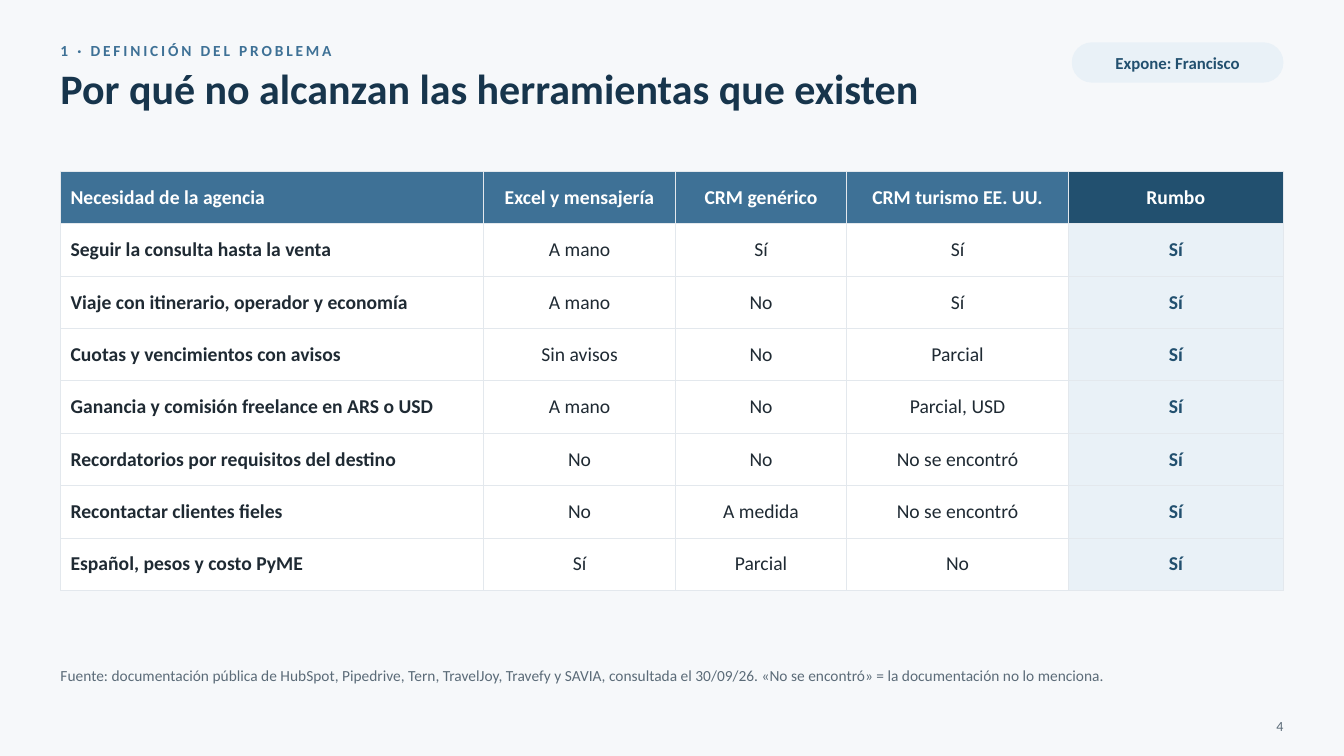
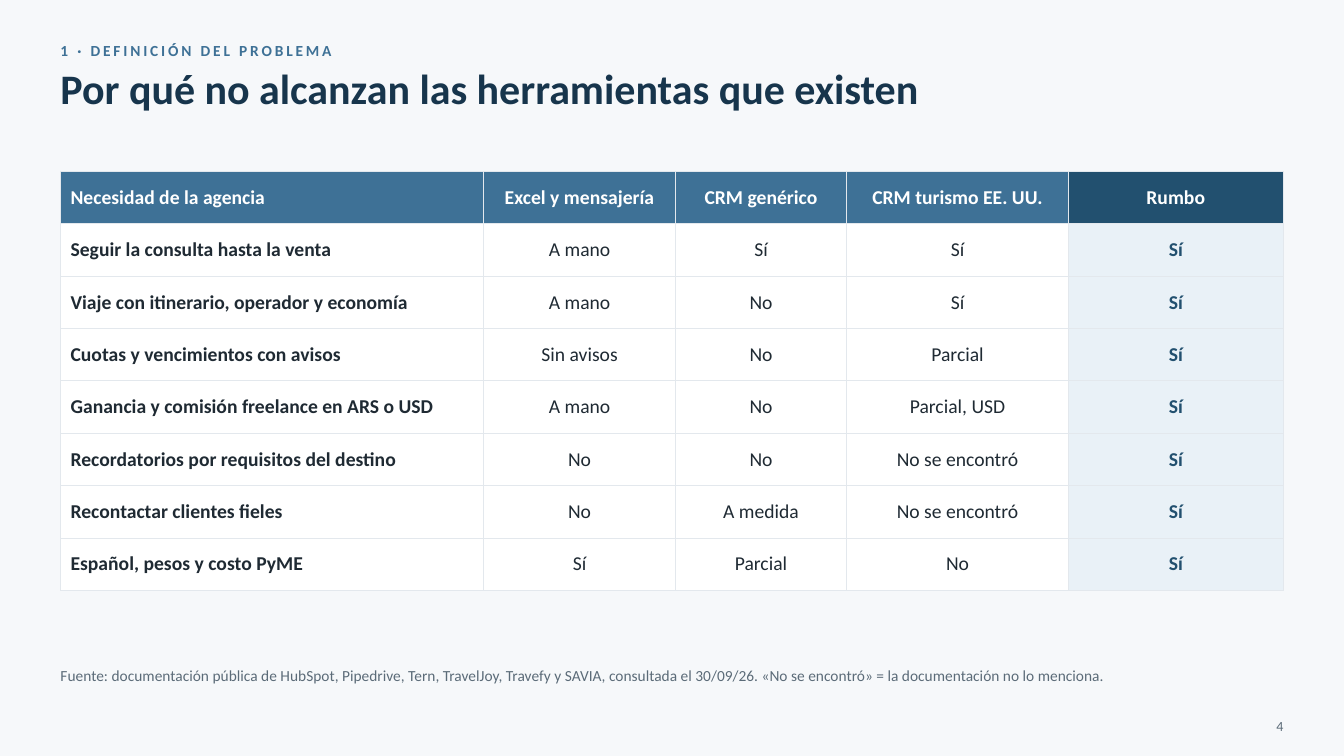
Before and after one commit to FranLuciano04/Vault-Rumbo, a slide deck: slide 4 of 07-Entregables/PC1/Rumbo — PC1 (presentación).pptx. Drawn at 1344x756 pixels with LibreOffice and Linux fonts; fonts in the diff are those of the drawing. Boxes give left, top, right and bottom in pixels: in the first picture for what was removed or moved away, otherwise in the second. Text is boxed around its words. In the diff, an @@ line names an element or a change of style, - is before the commit and + after.

```diff
--- a/07-Entregables/PC1/Rumbo — PC1 (presentación).pptx
+++ b/07-Entregables/PC1/Rumbo — PC1 (presentación).pptx
@@ rounded rectangle removed at box(1072, 42, 1284, 83) @@
@@ text removed at box(1115, 57, 1239, 72) @@
-Expone: Francisco
```
Also in this commit, not shown: 24 other slides changed.
